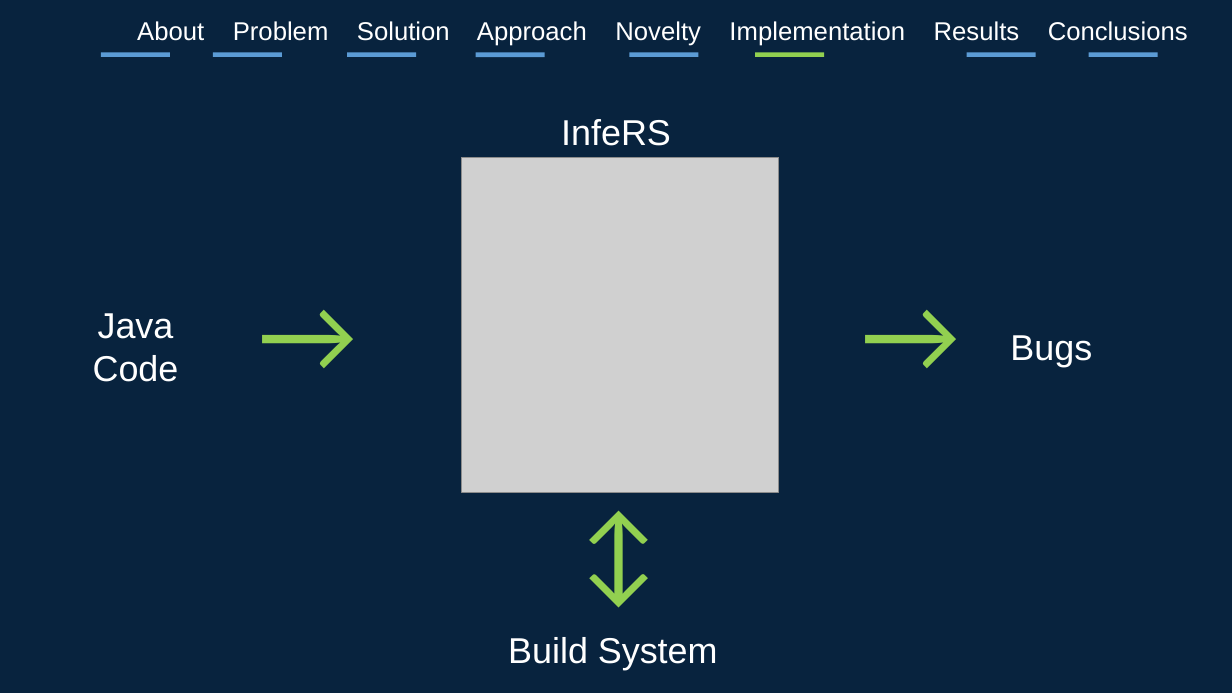
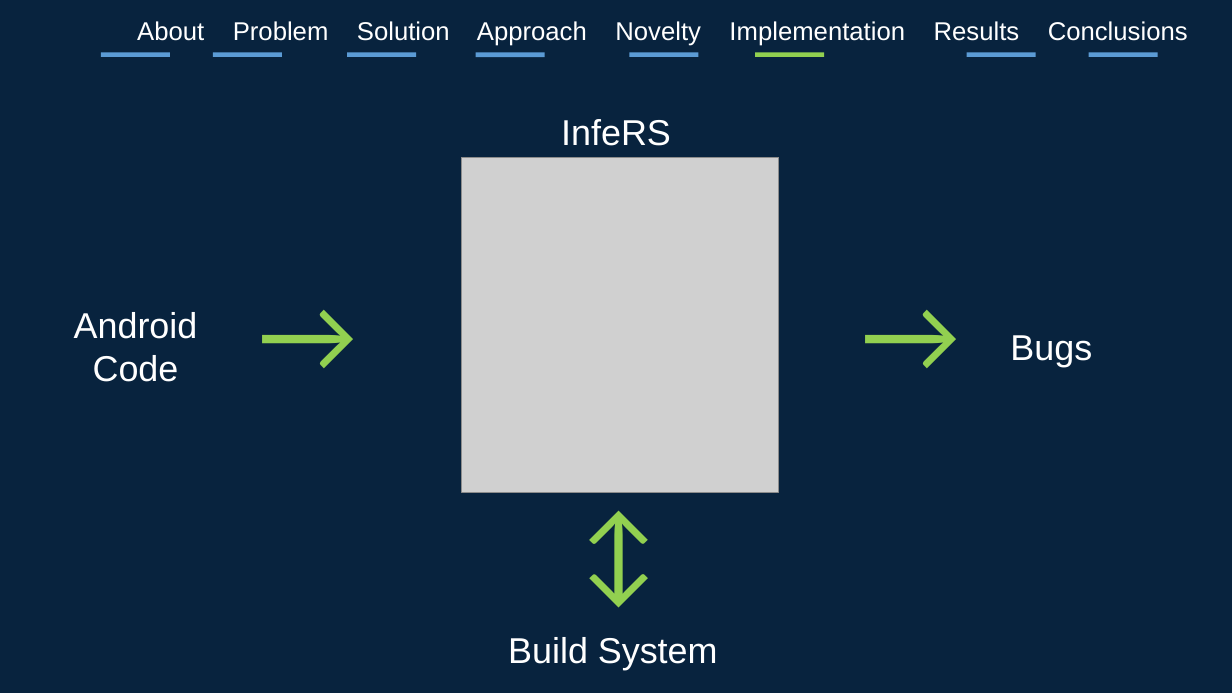
Before and after one commit to jsachs/infer, a slide deck: slide 12 of infeRS/InfeRS.pptx. Drawn at 1232x693 pixels with LibreOffice and Linux fonts; fonts in the diff are those of the drawing; grey boxes stand for pictures. Boxes give left, top, right and bottom in pixels: in the first picture for what was removed or moved away, otherwise in the second. Text is boxed around its words. In the diff, an @@ line names an element or a change of style, - is before the commit and + after.

```diff
--- a/infeRS/InfeRS.pptx
+++ b/infeRS/InfeRS.pptx
@@ text at <box>74,312,198,382</box>: text changed @@
-Java Code
+Android
+Code
```
Also in this commit, not shown: 8 other slides changed, 8 slides added, 4 other files.
